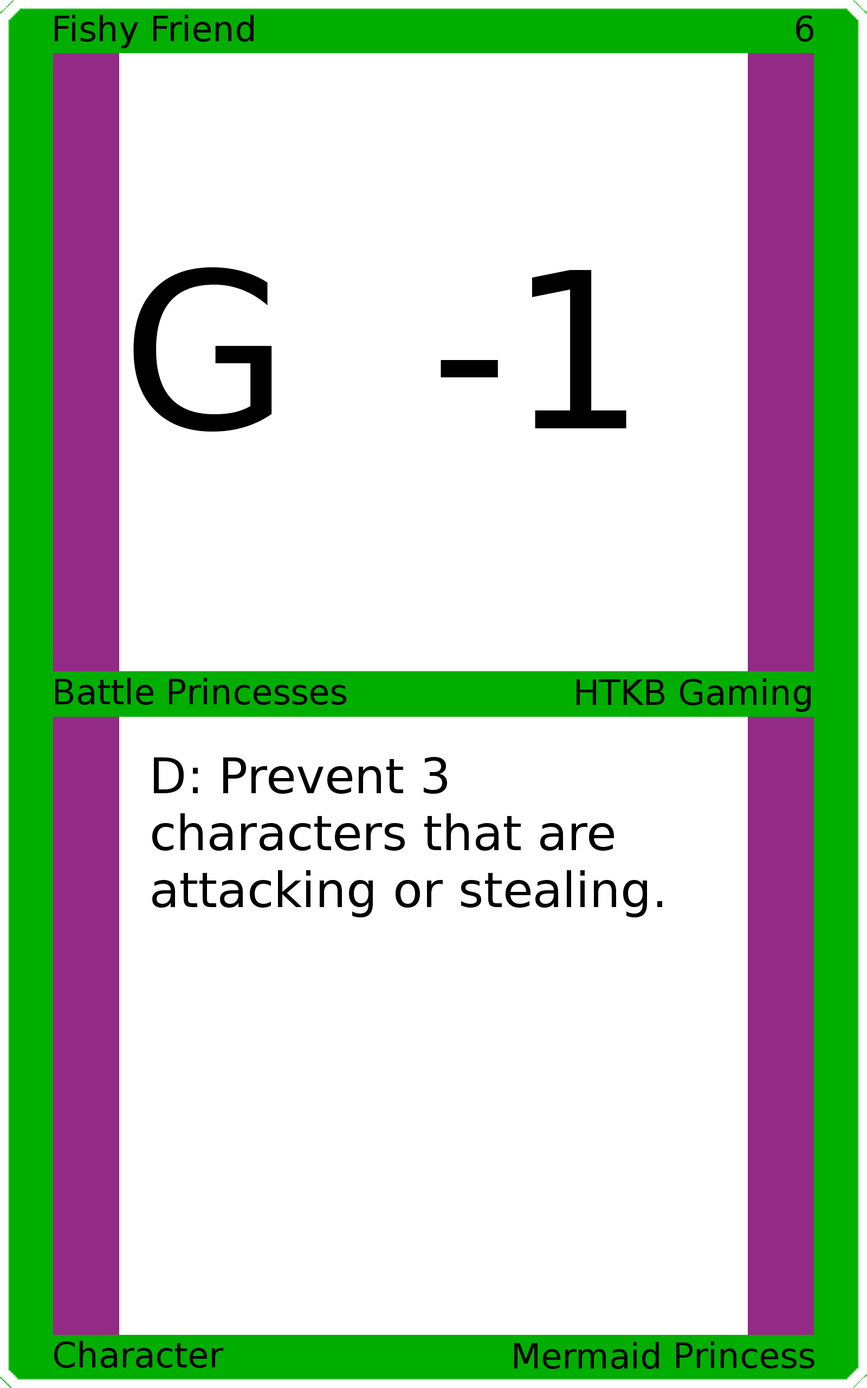
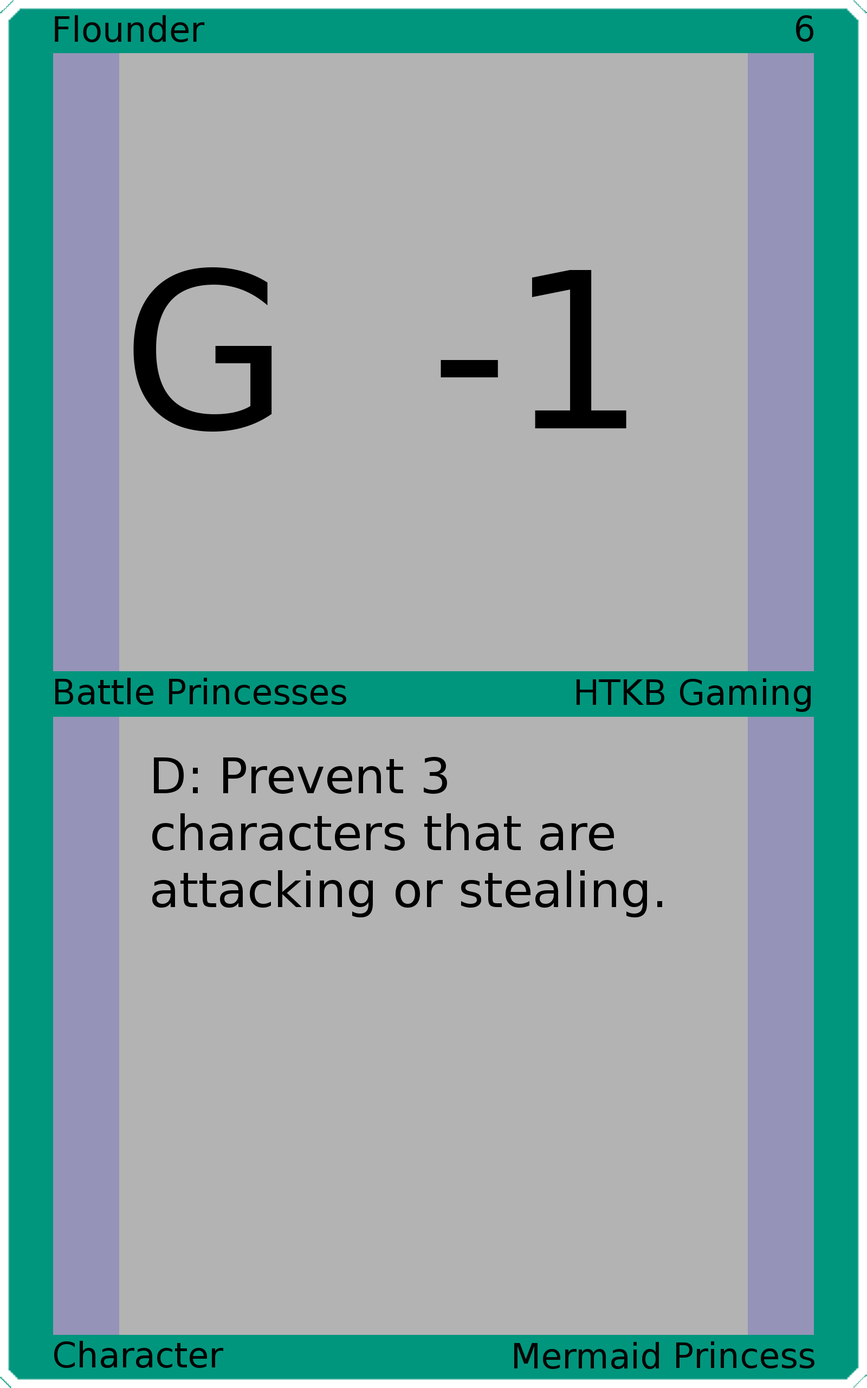
Revision of a layered 867 × 1388 image; what changed, layer by layer:
painted on "Upper Left" over (x1=54, y1=14, x2=254, y2=49)
painted on "Border" over (x1=0, y1=0, x2=867, y2=1388)
painted on "Top Background" over (x1=119, y1=52, x2=748, y2=673)
painted on "Bottom Background" over (x1=119, y1=715, x2=748, y2=1336)
painted on "Background" over (x1=35, y1=35, x2=832, y2=1352)
